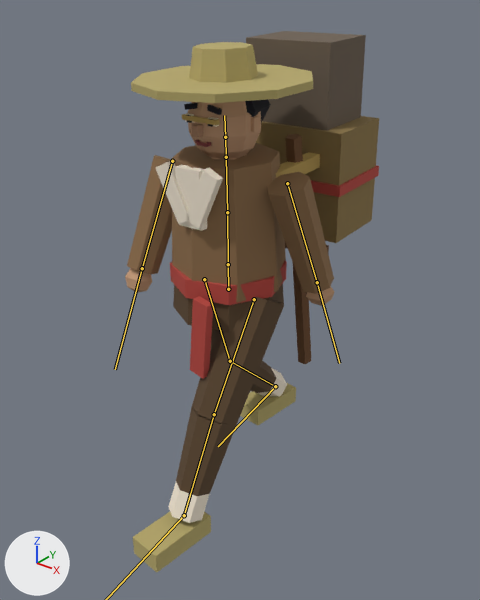
One commit to the glTF model assets3d/npcs/npc_N201.glb: the scene before it, then after it.
Rendered twice from a camera (50 mm lens) standing at (1.45, -1.75, 2.0) and looking at (0.02, 0.05, 0.89). Arrows for +X, +Y and +Z are at lower left; the lights stay in place. The first picture is the older version. Both versions are drawn at frame 15 of the action 'Walk'; the numbers are the values there. The bones that change, and the others that lie on the model, are drawn over the model as lines.

Objects in the first picture: 'npc_N201_part0', 'npc_N201_part1', 'npc_N201_part11', 'npc_N201_part12', 'npc_N201_part13', 'npc_N201_part14', 'npc_N201_part15', 'npc_N201_part2', 'npc_N201_part3', 'npc_N201_part4', 'npc_N201_part5', 'npc_N201_part6', 'npc_N201_part7', 'npc_N201_part8', 'npc_N201_part9'.
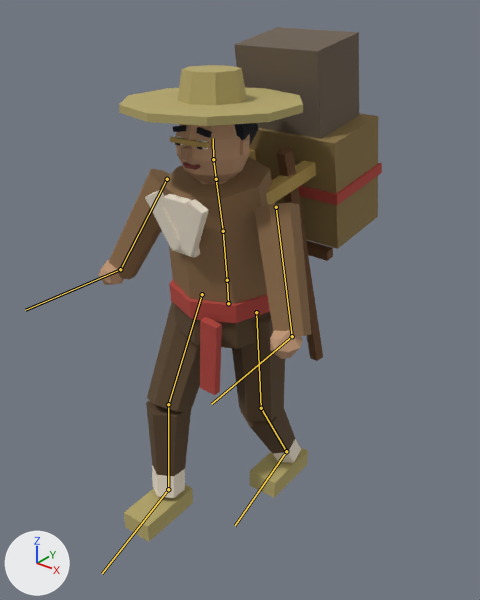
Boxes (x1, y1, x2, y2) around the edits, measured in the pictures (480 x 600 px):
'npc_N201_part4', posed (12% taller): before (127, 143, 334, 303); after (109, 157, 311, 337)
'npc_N201_part0', posed (34% wider, 18% shorter): before (173, 284, 284, 496); after (146, 302, 295, 476)
'npc_N201_part11', posed: before (131, 42, 313, 103); after (119, 65, 303, 126)
'npc_N201_part15', posed (13% taller): before (246, 31, 366, 130); after (234, 27, 359, 139)
'npc_N201_part14', posed (7% taller): before (256, 116, 379, 243); after (249, 113, 378, 249)
'npc_N201_part3', posed (9% taller): before (170, 166, 379, 378); after (169, 163, 382, 395)
'npc_N201_part2', posed (13% wider, 49% shorter): before (133, 383, 296, 572); after (124, 447, 308, 542)
'npc_N201_part1', posed (18% wider, 12% shorter): before (155, 113, 287, 523); after (145, 136, 301, 498)
'npc_N201_part5', posed (15% taller): before (125, 101, 334, 306); after (98, 124, 303, 359)
'npc_N201_part13', posed: before (285, 134, 329, 364); after (276, 147, 333, 361)
'npc_N201_part12', posed (8% taller): before (182, 114, 320, 178); after (170, 136, 316, 205)
'npc_N201_part7', posed: before (184, 99, 271, 123); after (173, 123, 259, 146)
'npc_N201_part8', posed (7% taller): before (192, 124, 203, 137); after (181, 146, 192, 160)
'npc_N201_part6', posed: before (186, 115, 213, 127); after (175, 137, 203, 149)
bone 'Hips', root to tip: before (228, 289) to (228, 264); after (228, 303) to (227, 280)
bone 'Spine', root to tip: before (228, 264) to (227, 212); after (227, 280) to (223, 231)
bone 'Chest', root to tip: before (227, 212) to (226, 157); after (223, 231) to (216, 179)
bone 'Head', root to tip: before (225, 137) to (224, 115); after (213, 159) to (213, 138)
bone 'UpperArm.L', root to tip: before (287, 183) to (317, 282); after (276, 207) to (292, 336)
bone 'Hand.L', root to tip: before (317, 282) to (339, 363); after (292, 336) to (211, 404)
bone 'UpperArm.R', root to tip: before (172, 161) to (142, 268); after (167, 179) to (120, 269)
bone 'Hand.R', root to tip: before (142, 268) to (115, 369); after (120, 269) to (25, 310)
bone 'UpperLeg.L', root to tip: before (254, 299) to (214, 414); after (256, 312) to (261, 408)
bone 'LowerLeg.L', root to tip: before (214, 414) to (184, 515); after (261, 408) to (286, 451)
bone 'UpperLeg.R', root to tip: before (204, 279) to (230, 361); after (202, 294) to (168, 404)
bone 'LowerLeg.R', root to tip: before (230, 361) to (275, 386); after (168, 404) to (168, 489)
bone 'Foot.R', root to tip: before (275, 386) to (218, 446); after (168, 489) to (102, 573)

The change in detail:
Bone 'Hips' (bone_hips) moves from (0.0, 0.0, 0.0) to (0.0, -0.059, 0.0).
Bone 'Hips' (bone_hips) turns from (0, -5, 0) to (4, 2, 0) degrees about its own x, y and z.
Bone 'Spine' (bone_spine) turns from (0, 0, 0) to (2, -1, 0) degrees about its own x, y and z.
Bone 'Chest' (bone_chest) turns from (2, 7, 0) to (4, -2, 0) degrees about its own x, y and z.
Bone 'Head' (bone_head) turns from (0, -3, 0) to (-10, 3, 0) degrees about its own x, y and z.
Bone 'UpperArm.L' (bone_upperarm_l) turns from (18, 2, 2) to (-22, -3, -20) degrees about its own x, y and z.
Bone 'Hand.L' (bone_hand_l) turns from (0, 0, 0) to (-69, -9, -2) degrees about its own x, y and z.
Bone 'UpperArm.R' (bone_upperarm_r) turns from (-22, 3, 2) to (-22, 3, 20) degrees about its own x, y and z.
Bone 'Hand.R' (bone_hand_r) turns from (0, 0, 0) to (-69, 9, 2) degrees about its own x, y and z.
Bone 'UpperLeg.L' (bone_upperleg_l) turns from (-28, 0, 0) to (1, 0, 0) degrees about its own x, y and z.
Bone 'LowerLeg.L' (bone_lowerleg_l) turns from (4, 0, 0) to (25, 0, 0) degrees about its own x, y and z.
Bone 'Foot.L' (bone_foot_l) turns from (24, 0, 0) to (-31, 0, 0) degrees about its own x, y and z.
Bone 'UpperLeg.R' (bone_upperleg_r) turns from (18, 0, 0) to (-33, 0, 0) degrees about its own x, y and z.
Bone 'LowerLeg.R' (bone_lowerleg_r) turns from (30, 0, 0) to (25, 0, 0) degrees about its own x, y and z.
Bone 'Foot.R' (bone_foot_r) turns from (-48, 0, 0) to (4, 0, 0) degrees about its own x, y and z.
